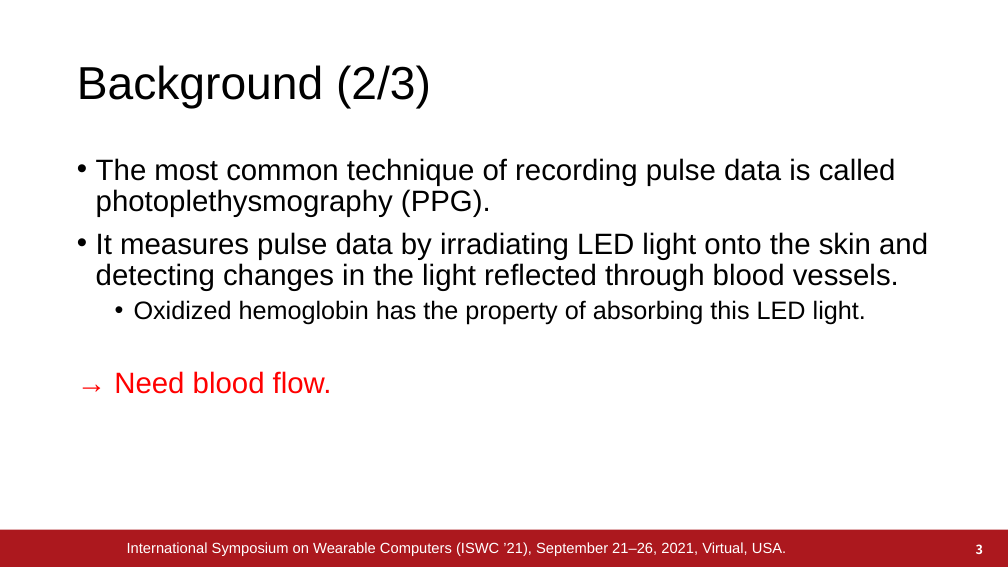
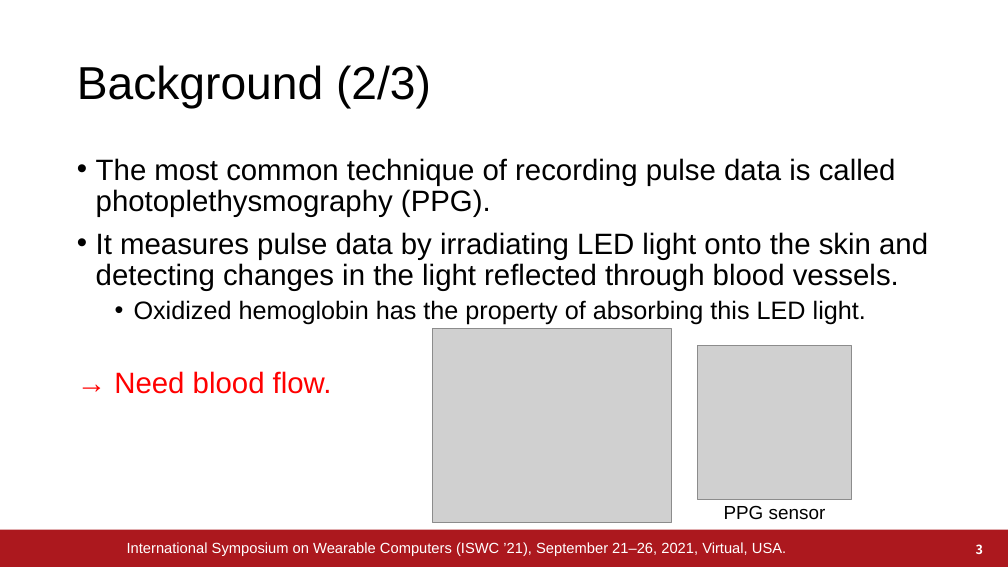
Before and after one commit to a2h1r0/lab, a slide deck: slide 3 of paper/pulse/ISWC2021/ISWC2021.pptx. Drawn at 1008x567 pixels with LibreOffice and Linux fonts; fonts in the diff are those of the drawing; grey boxes stand for pictures; background and template pictures are left out. Boxes give left, top, right and bottom in pixels: in the first picture for what was removed or moved away, otherwise in the second. Text is boxed around its words. In the diff, an @@ line names an element or a change of style, - is before the commit and + after.

```diff
--- a/paper/pulse/ISWC2021/ISWC2021.pptx
+++ b/paper/pulse/ISWC2021/ISWC2021.pptx
@@ picture added at [433, 328, 671, 523] @@
@@ picture added at [698, 346, 851, 499] @@
@@ text added at [724, 505, 826, 520], 18 pt, text #000000 @@
+PPG sensor
```
Also in this commit, not shown: 1 other slide changed, 2 slides added.
